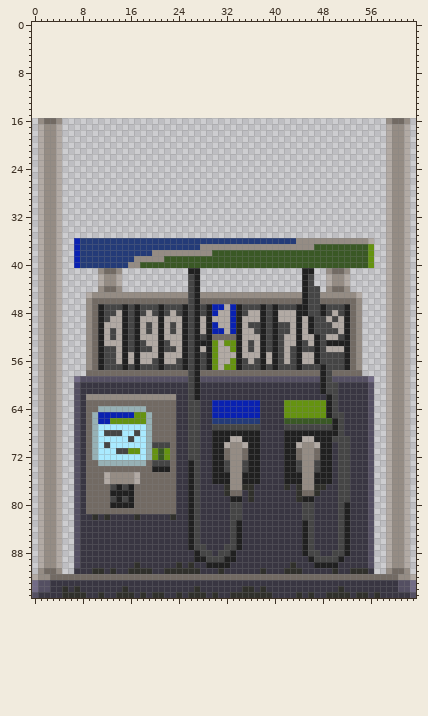
Pixel-art file, stored at Sprites/gas pump.aseprite. Above: the version before the commit.
64x80 pixels, 1 frame. The old version is drawn lined up with the new one, on the new canvas.
Once edited:
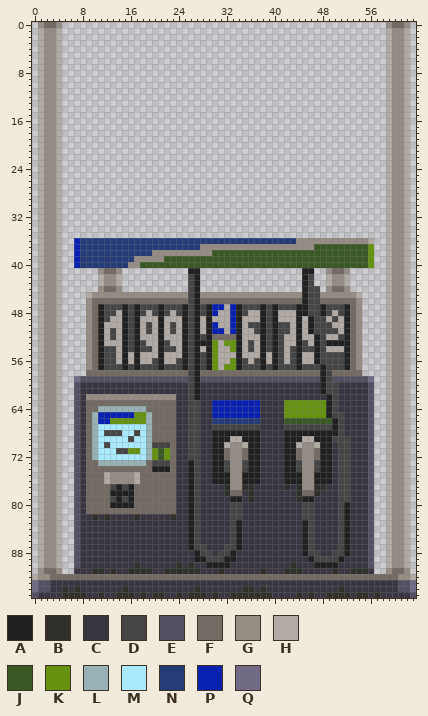
Palette (. is transparent): A #202020  B #30302b  C #393642  D #454545  E #544f62  F #726a63  G #958c84  H #b2aaa4  J #3a5825  K #659310  L #97b1b5  M #a9eaff  N #243b78  P #0921b1  Q #726b86
From old to new:
canvas 64x80 -> 64x96, the old top-left corner now at 0,16
Changed rows in their new state; - is an unchanged pixel.
first column x 1:
 0 GFFG------------------------------------------------------GFFG
 1 HGGH------------------------------------------------------HGGH
 2 HGGH------------------------------------------------------HGGH
 3 HGGH------------------------------------------------------HGGH
 4 HGGH------------------------------------------------------HGGH
 5 HGGH------------------------------------------------------HGGH
 6 HGGH------------------------------------------------------HGGH
 7 HGGH------------------------------------------------------HGGH
 8 HGGH------------------------------------------------------HGGH
 9 HGGH------------------------------------------------------HGGH
10 HGGH------------------------------------------------------HGGH
11 HGGH------------------------------------------------------HGGH
12 HGGH------------------------------------------------------HGGH
13 HGGH------------------------------------------------------HGGH
14 HGGH------------------------------------------------------HGGH
15 HGGH------------------------------------------------------HGGH
16 HGGH------------------------------------------------------HGGH
Changed places in both pictures, as pixel boxes (x1, y1, x2, y2):
changed: (38, 22, 62, 124)
changed: (386, 22, 410, 124)
